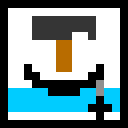
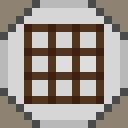
Revision of a layered 128 × 128 image; what changed, layer by layer:
added group "Top" with 2 layers above "Side" over (x1=0, y1=0, x2=128, y2=128)
added layer "Layer 4" in group "Top" over (x1=0, y1=0, x2=128, y2=128)
added layer "Layer 3" in group "Top" over (x1=0, y1=0, x2=128, y2=128)
moved "Layer 2" into group "Side", painted on it over (x1=0, y1=0, x2=128, y2=128)
